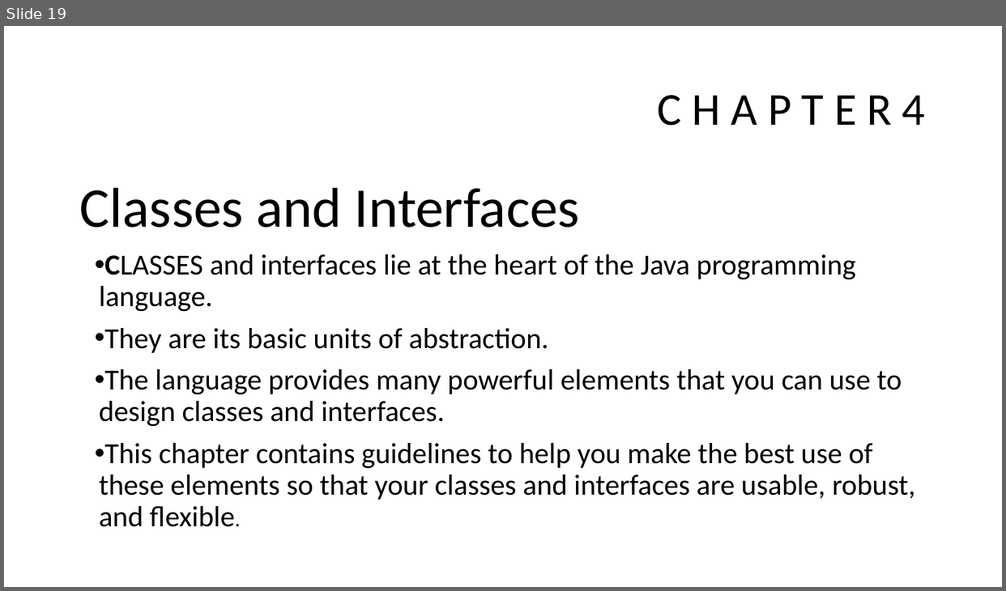
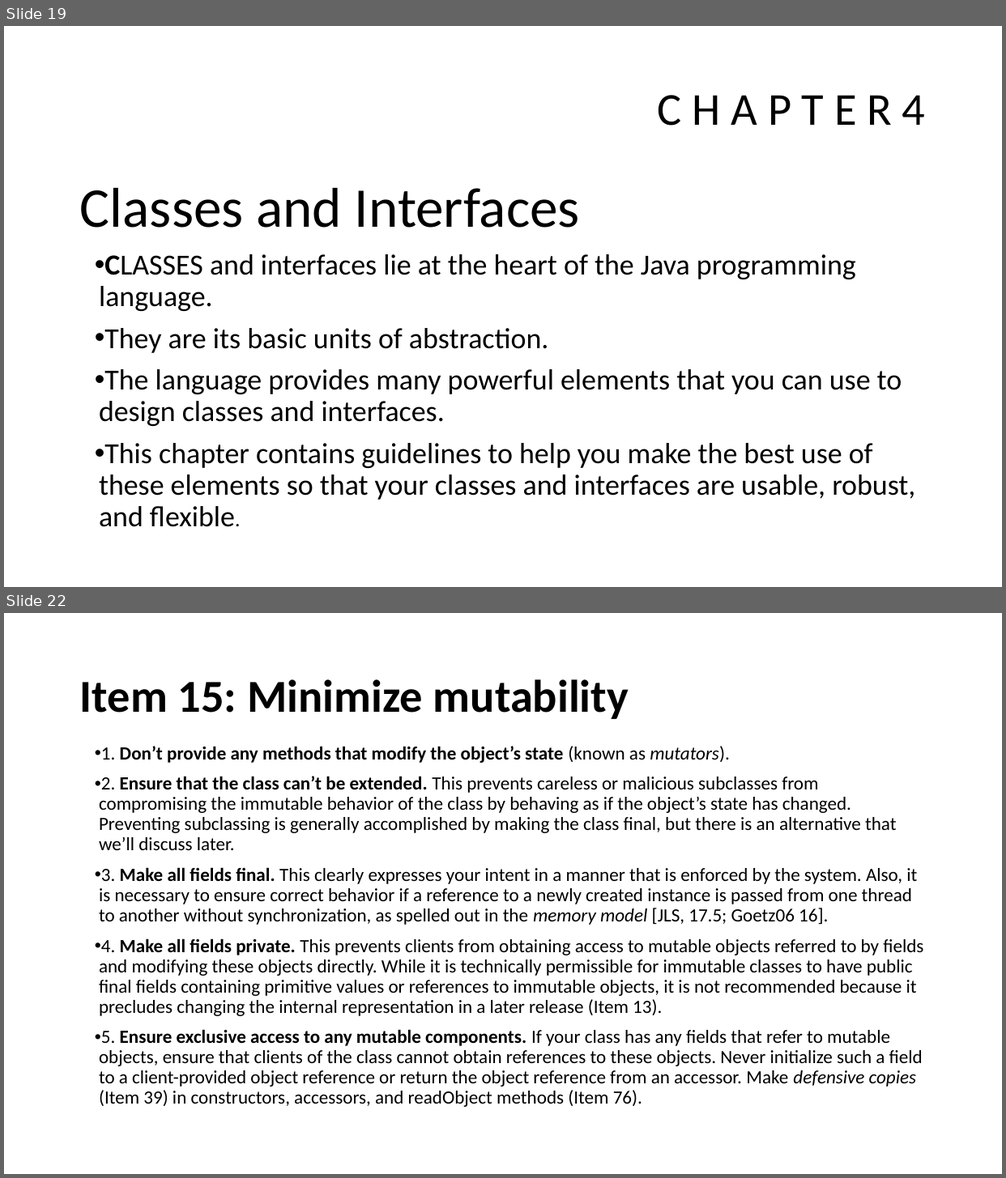
Before and after one commit to javamaster-llc/effective-java-examples-master, a slide deck: Study of Effective Java™.pptx. Shown one above the other, each under a label of ours: slide 19 before the commit, slides 19 and 22 after it; the slides between them are not shown. The pictures are 1006x591 and 1006x1178 pixels, drawn with LibreOffice and Linux fonts; fonts in the diff are those of the drawing. Boxes give left, top, right and bottom in pixels: in the first picture for what was removed or moved away, otherwise in the second. Text is boxed around its words. In the diff, an @@ line names an element or a change of style, - is before the commit and + after.

Commit message:
files

```diff
--- a/Study of Effective Java™.pptx
+++ b/Study of Effective Java™.pptx
@@ slide 22 added at (4,613,1002,1174), background #FFFFFF @@
@@ title added at (80,679,629,719), 44 pt, text #000000, bold @@
+Item 15: Minimize mutability
@@ text added at (99,746,923,1107), 18 pt, text #000000 @@
+• 1. Don’t provide any methods that modify the object’s state (known as mutators).
+• 2. Ensure that the class can’t be extended. This prevents careless or malicious subclasses from compromising the immutable behavior of the class by behaving as if the object’s state has changed. Preventing subclassing is generally accomplished by making the class final, but there is an alternative that we’ll discuss later.
+• 3. Make all fields final. This clearly expresses your intent in a manner that is enforced by the system. Also, it is necessary to ensure correct behavior if a reference to a newly created instance is passed from one thread to another without synchronization, as spelled out in the memory model [JLS, 17.5; Goetz06 16].
+• 4. Make all fields private. This prevents clients from obtaining access to mutable objects referred to by fields and modifying these objects directly. While it is technically permissible for immutable classes to have public final fields containing primitive values or references to immutable objects, it is not recommended because it precludes changing the internal representation in a later release (Item 13).
+• 5. Ensure exclusive access to any mutable components. If your class has any fields that refer to mutable objects, ensure that clients of the class cannot obtain references to these objects. Never initialize such a field to a client-provided object reference or return the object reference from an accessor. Make defensive copies (Item 39) in constructors, accessors, and readObject methods (Item 76).
```
Also in this commit, not shown: 2 other slides added, 1 slide removed.
